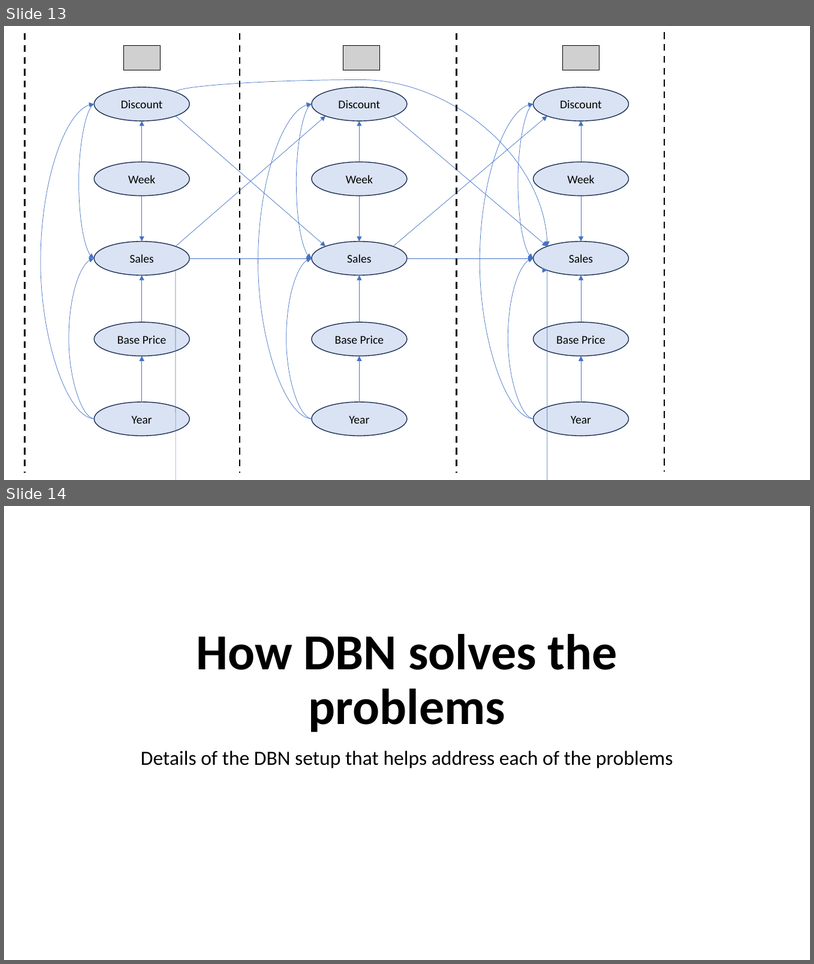
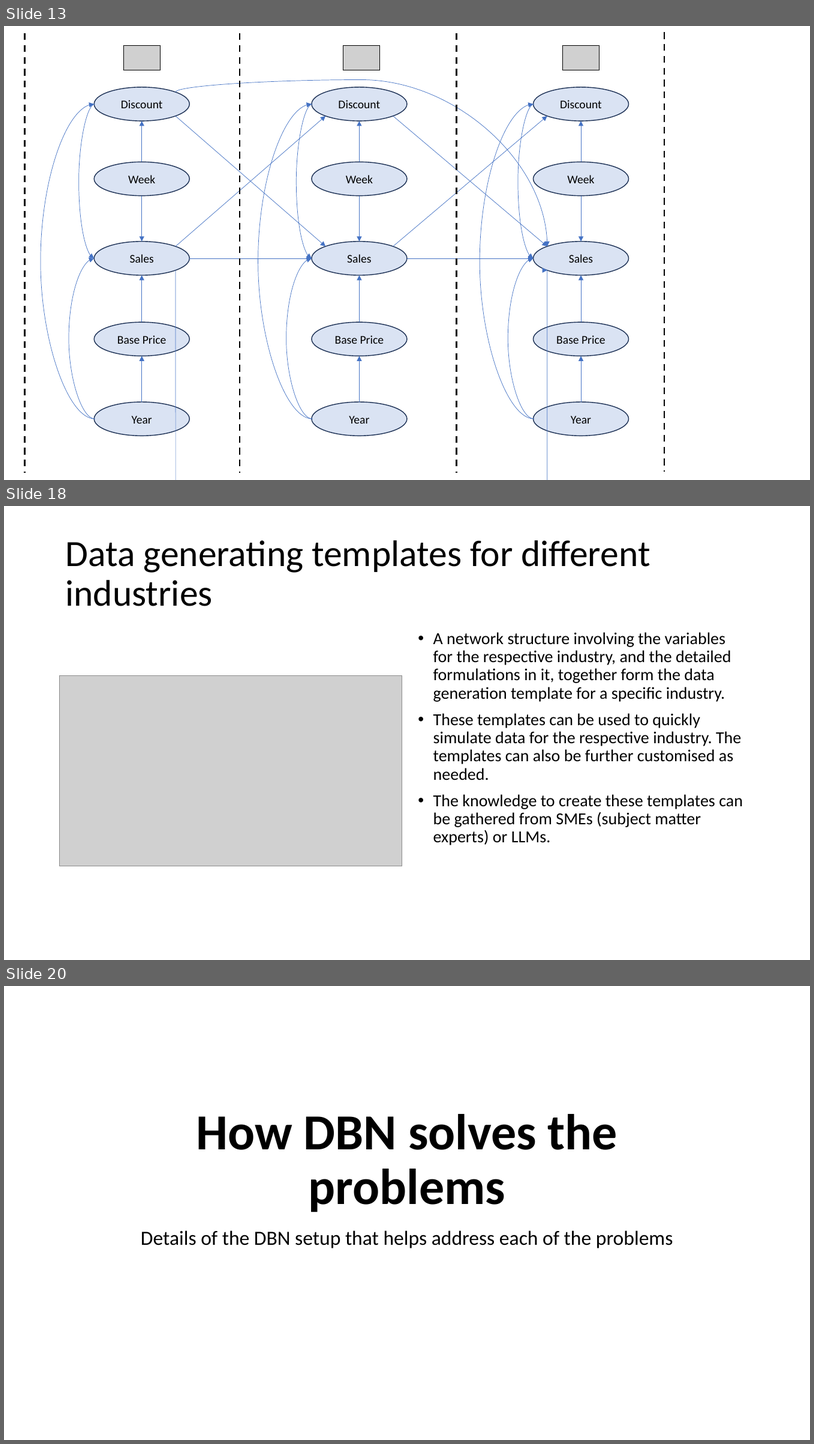
Before and after one commit to AnirbanChakraborty06/DBN-Data-Generator, a slide deck: Utility of Dynamic Bayesian Networks.pptx. Shown one above the other, each under a label of ours: slides 13 and 14 before the commit, slides 13, 18 and 20 after it; the slides between them are not shown. The pictures are 814x964 and 814x1444 pixels, drawn with LibreOffice and Linux fonts; fonts in the diff are those of the drawing; grey boxes stand for pictures. Boxes give left, top, right and bottom in pixels: in the first picture for what was removed or moved away, otherwise in the second. Text is boxed around its words. In the diff, an @@ line names an element or a change of style, - is before the commit and + after.

```diff
--- a/Utility of Dynamic Bayesian Networks.pptx
+++ b/Utility of Dynamic Bayesian Networks.pptx
@@ slide 18 added at bbox=[4, 506, 810, 960], background #FFFFFF @@
@@ title added at bbox=[65, 540, 650, 606], 44 pt, text #000000 @@
+Data generating templates for different industries
@@ text added at bbox=[434, 632, 743, 845], 20 pt, text #000000 @@
+• A network structure involving the variables for the respective industry, and the detailed formulations in it, together form the data generation template for a specific industry.
+• These templates can be used to quickly simulate data for the respective industry. The templates can also be further customised as needed.
+• The knowledge to create these templates can be gathered from SMEs (subject matter experts) or LLMs.
@@ picture added at bbox=[60, 675, 402, 866] @@
@@ what was slide 14 is now slide 20 @@
```
Also in this commit, not shown: 6 slides changed, 6 other slides added.
